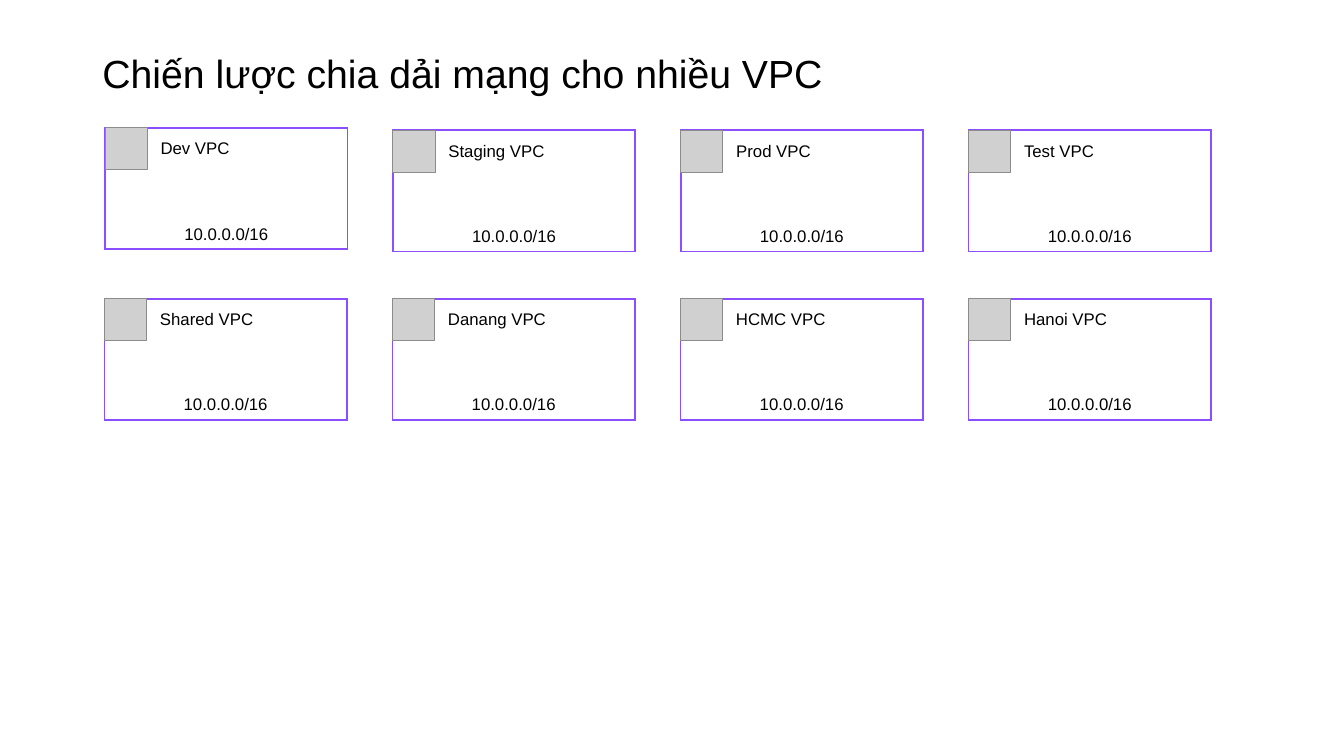
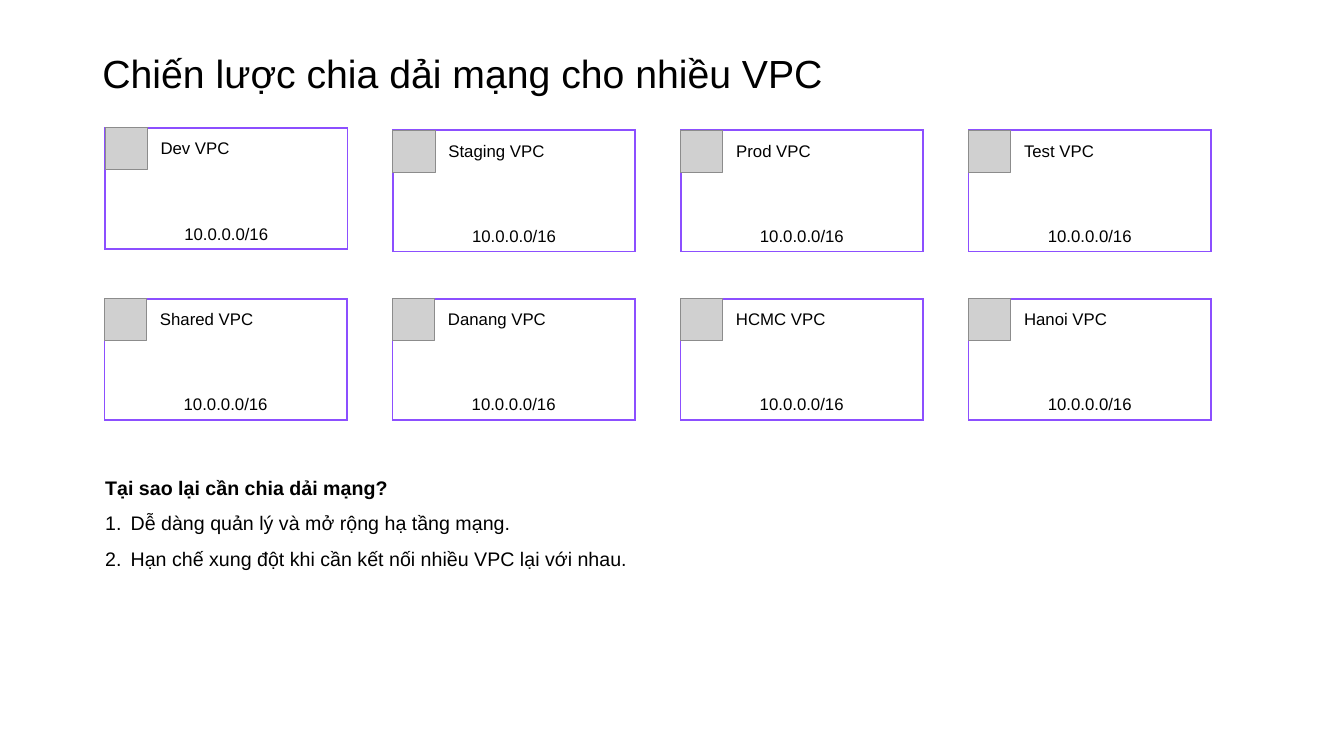
Before and after one commit to tycloud97/tycloud-2024, a slide deck: slide 1 of Chiến lược chia dải mạng cho nhiều VPC.pptx. Drawn at 1344x756 pixels with LibreOffice and Linux fonts; fonts in the diff are those of the drawing; grey boxes stand for pictures. Boxes give left, top, right and bottom in pixels: in the first picture for what was removed or moved away, otherwise in the second. Text is boxed around its words. In the diff, an @@ line names an element or a change of style, - is before the commit and + after.

```diff
--- a/Chiến lược chia dải mạng cho nhiều VPC.pptx
+++ b/Chiến lược chia dải mạng cho nhiều VPC.pptx
@@ text added at [105, 480, 627, 570], 14 pt, text #000000 @@
+Tại sao lại cần chia dải mạng?
+1. Dễ dàng quản lý và mở rộng hạ tầng mạng.
+2. Hạn chế xung đột khi cần kết nối nhiều VPC lại với nhau.
```
Also in this commit, not shown: 2 other slides changed.
